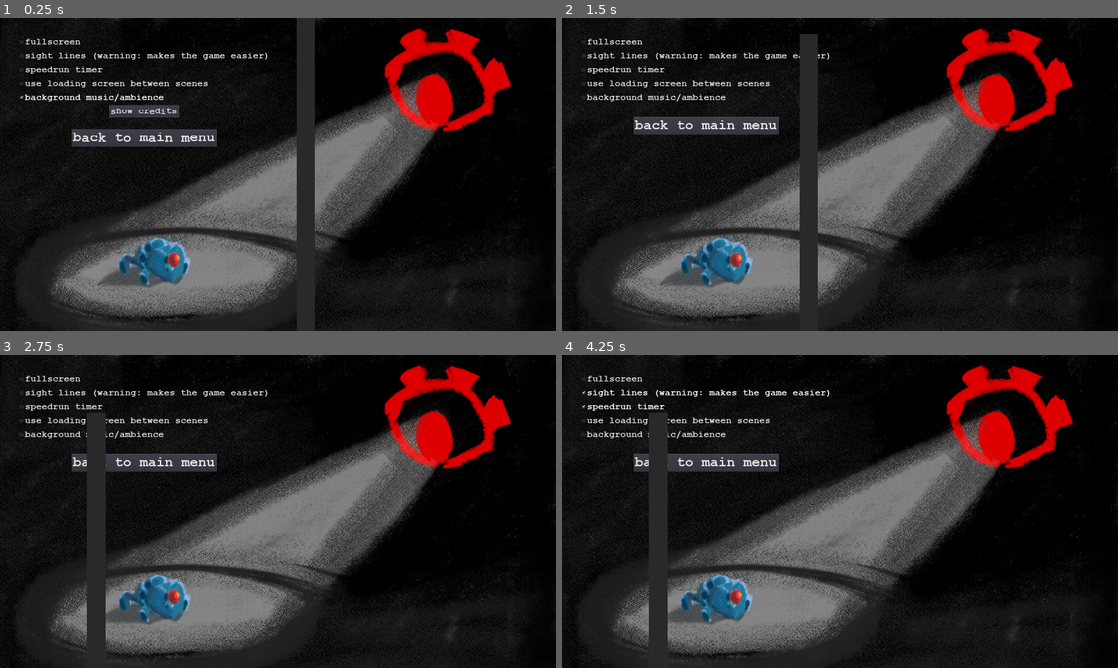
Above: before the commit, frames 1-4 (two rows, left to right).
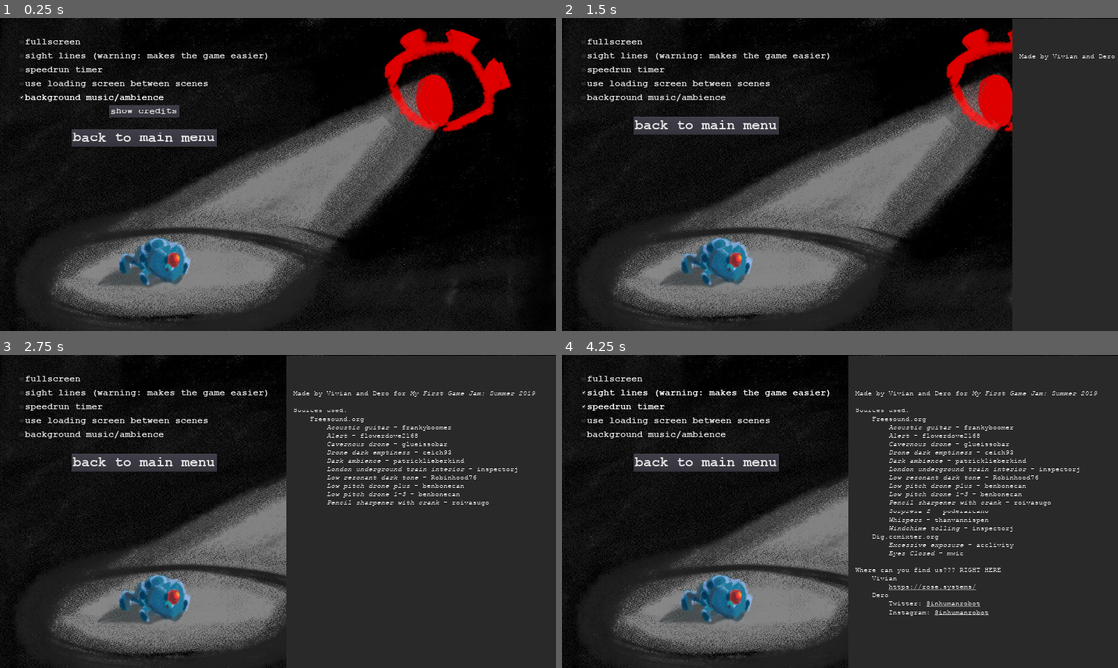
Above: after the commit, the same moments.

Repository: Roachbones/Visendus
Game: Godot game, scene res://ui/OptionsMenu.tscn
Same seed, same stepped clock (60 frames per second), same inputs: the game is played once before the commit and once after it. This scene is started directly instead of the project's main scene.
Inputs (mouse positions are in pixels of both pictures, inside the frame that each line leads up to):
- Up to frame 1 (0.25 s): no input
- Up to frame 2 (1.5 s): click "background music/ambience" at 0.5 s; click "show credits" at 1.25 s
- Up to frame 3 (2.75 s): move the mouse to (400, 495) at 2.02 s; hold Right (ui_right) from 2.03 s (still down); hold Space (disguise) from 2.03 s (still down); click (400, 495) at 2.17 s
- Up to frame 4 (4.25 s): release Right (ui_right) at 2.75 s; release Space (disguise) at 2.75 s; click "sight lines (warning: makes t…" at 2.75 s; click "speedrun timer" at 3.5 s

The runs differ from the first frame. In frame 1, 2.2% of the frame differs, in the area x 53-57%, y 0-100%; in frame 2, 19%; in frame 3, 40%; in frame 4, 40%, in the area x 15-100%, y 0-100%.

Commit message:
added credits to options menu

Diff:
--- a/Credits.gd
+++ b/Credits.gd
@@ -1,6 +1,6 @@
 extends RichTextLabel
 
-const credits_text = """Game made by Vivian and Dero for [i]My First Game Jam: Summer 2019[/i]
+var credits_text = """Made by Vivian and Dero for [i]My First Game Jam: Summer 2019[/i]
 
 Sources used:
 	Freesound.org
@@ -26,23 +26,27 @@
 		[url=https://rose.systems/]https://rose.systems/[/url]
 	Dero
 		Twitter: [url=https://twitter.com/inhumanrobot]@inhumanrobot[/url]
-		Instagram: [url=https://www.instagram.com/inhumanrobot/]@inhumanrobot[/url]
+		Instagram: [url=https://www.instagram.com/inhumanrobot/]@inhumanrobot[/url]"""
+export var thank_you = true
 
-Thank you for playing our game.
-"""
-var credits_text_lines = credits_text.split("\n") as Array
+var credits_text_lines
 
 var sum_delta = 0.0
 const seconds_per_line = 0.1
 func _ready():
 	bbcode_text = ""
+	if thank_you:
+		credits_text += "\n\nThank you for playing our game."
+	credits_text_lines = credits_text.split("\n") as Array
 func _process(delta):
 	sum_delta += delta
 	#visible_characters = int(sum_delta * characters_per_second)
 	if sum_delta > seconds_per_line:
 		sum_delta = sum_delta - seconds_per_line
-		bbcode_text = bbcode_text + credits_text_lines.pop_front() + "\n"
-		if not credits_text_lines:
+		bbcode_text += credits_text_lines.pop_front()
+		if credits_text_lines:
+			bbcode_text += "\n"
+		else:
 			set_process(false)
 
 
--- a/ui/Credits.tscn
+++ b/ui/Credits.tscn
@@ -5,12 +5,12 @@
 [ext_resource path="res://Credits.gd" type="Script" id=3]
 
 [node name="Credits" type="RichTextLabel"]
-margin_right = 900.0
-margin_bottom = 818.0
+margin_right = 898.0
+margin_bottom = 870.0
 custom_fonts/italics_font = ExtResource( 1 )
 custom_fonts/normal_font = ExtResource( 2 )
 bbcode_enabled = true
-bbcode_text = "Game made by Vivian and Dero
+bbcode_text = "Made by Vivian and Dero for [i]My First Game Jam: Summer 2019[/i]
 
 Sources used:
 	Freesound.org
@@ -36,33 +36,8 @@
 		[url=https://rose.systems/]https://rose.systems/[/url]
 	Dero
 		Twitter: [url=https://twitter.com/inhumanrobot]@inhumanrobot[/url]
-		Instagram: [url=https://www.instagram.com/inhumanrobot/]@inhumanrobot[/url]"
-text = "Game made by Vivian and Dero
+		Instagram: [url=https://www.instagram.com/inhumanrobot/]@inhumanrobot[/url]
 
-Sources used:
-	Freesound.org
-		Acoustic guitar - frankyboomer
-		Alert - flowerdove2168
-		Cavernous drone - glueissobar
-		Drone dark emptiness - ceich93
-		Dark ambience - patricklieberkind
-		London underground train interior - inspectorj
-		Low resonant dark tone - Robinhood76
-		Low pitch drone plus - benbonecan
-		Low pitch drone 1-3 - benbonecan
-		Pencil sharpener with crank - roivasugo
-		Sorpresa 2 - poderarcano
-		Whispers - thanvannispen
-		Windchime tolling - inspectorj
-	Dig.ccmixter.org
-		Excessive exposure - acclivity
-		Eyes Closed - mwic
-
-Where can you find us??? RIGHT HERE
-	Vivian
-		https://rose.systems/
-	Dero
-		Twitter: @inhumanrobot
-		Instagram: @inhumanrobot"
+Thank you for playing our game."
 script = ExtResource( 3 )
 [connection signal="meta_clicked" from="." to="." method="_on_Credits_meta_clicked"]
--- a/ui/CreditsColorRect.gd
+++ b/ui/CreditsColorRect.gd
@@ -2,20 +2,16 @@
 
 func _ready():
 	$Credits.set_process(false)
-	print("rect_position: ", rect_position)
+
+func _on_ShowCreditsButton_pressed():
 	$Tween.interpolate_property(
 		self,
 		"rect_position",
-		Vector2(1024,0),
-		Vector2(300,200),#rect_position - Vector2(rect_size.x, 0),
+		null,
+		rect_position - Vector2(rect_size.x, 0),
 		1.2,
-		Tween.TRANS_QUAD,
+		Tween.TRANS_CUBIC,
 		Tween.EASE_OUT)
-
-func _on_ShowCreditsButton_pressed():
 	$Tween.start()
 	#rect_position = Vector2(100,200)
 	$Credits.set_process(true)
-
-func _process(_d):
-	print(rect_position)
--- a/ui/EndScreen.tscn
+++ b/ui/EndScreen.tscn
@@ -11,3 +11,32 @@
 texture = ExtResource( 1 )
 
 [node name="Credits" parent="." instance=ExtResource( 2 )]
+text = "Made by Vivian and Dero for My First Game Jam: Summer 2019
+
+Sources used:
+	Freesound.org
+		Acoustic guitar - frankyboomer
+		Alert - flowerdove2168
+		Cavernous drone - glueissobar
+		Drone dark emptiness - ceich93
+		Dark ambience - patricklieberkind
+		London underground train interior - inspectorj
+		Low resonant dark tone - Robinhood76
+		Low pitch drone plus - benbonecan
+		Low pitch drone 1-3 - benbonecan
+		Pencil sharpener with crank - roivasugo
+		Sorpresa 2 - poderarcano
+		Whispers - thanvannispen
+		Windchime tolling - inspectorj
+	Dig.ccmixter.org
+		Excessive exposure - acclivity
+		Eyes Closed - mwic
+
+Where can you find us??? RIGHT HERE
+	Vivian
+		https://rose.systems/
+	Dero
+		Twitter: @inhumanrobot
+		Instagram: @inhumanrobot
+
+Thank you for playing our game."
--- a/ui/MusicCheckBox.gd
+++ b/ui/MusicCheckBox.gd
@@ -6,6 +6,6 @@
 func _on_MusicCheckBox_toggled(_button_pressed):
 	$"/root/Options".music_enabled = pressed
 	if not pressed:
-		$"/root/MusicHandler".switch_player("none")
+		$"/root/MusicHandler".stop_all()
 	else:
 		$"/root/MusicHandler".switch_player("MainMenuMusicPlayer")
--- a/ui/OptionsMenu.tscn
+++ b/ui/OptionsMenu.tscn
@@ -119,21 +119,51 @@
 anchor_left = 1.0
 anchor_right = 1.0
 anchor_bottom = 1.0
-margin_left = -896.0
-margin_right = -832.0
+margin_top = 2.0
+margin_right = 932.0
+margin_bottom = 2.0
 color = Color( 0.164706, 0.164706, 0.164706, 1 )
 script = ExtResource( 11 )
 
 [node name="Credits" parent="CreditsColorRect" instance=ExtResource( 12 )]
-visible = false
 anchor_left = 0.5
 anchor_top = 0.5
 anchor_right = 0.5
 anchor_bottom = 0.5
-margin_left = -384.0
-margin_top = -396.0
-margin_right = 384.0
-margin_bottom = 396.0
+margin_left = -441.0
+margin_top = -423.5
+margin_right = 441.0
+margin_bottom = 423.5
+text = "Made by Vivian and Dero for My First Game Jam: Summer 2019
+
+Sources used:
+	Freesound.org
+		Acoustic guitar - frankyboomer
+		Alert - flowerdove2168
+		Cavernous drone - glueissobar
+		Drone dark emptiness - ceich93
+		Dark ambience - patricklieberkind
+		London underground train interior - inspectorj
+		Low resonant dark tone - Robinhood76
+		Low pitch drone plus - benbonecan
+		Low pitch drone 1-3 - benbonecan
+		Pencil sharpener with crank - roivasugo
+		Sorpresa 2 - poderarcano
+		Whispers - thanvannispen
+		Windchime tolling - inspectorj
+	Dig.ccmixter.org
+		Excessive exposure - acclivity
+		Eyes Closed - mwic
+
+Where can you find us??? RIGHT HERE
+	Vivian
+		https://rose.systems/
+	Dero
+		Twitter: @inhumanrobot
+		Instagram: @inhumanrobot
+
+Thank you for playing our game."
+thank_you = false
 
 [node name="Tween" type="Tween" parent="CreditsColorRect"]
 [connection signal="toggled" from="VBoxContainer/FullscreenCheckBox" to="VBoxContainer/FullscreenCheckBox" method="_on_FullscreenCheckBox_toggled"]
Not shown: 1 places in levels/BruceRoom.tscn that only renumber resources
